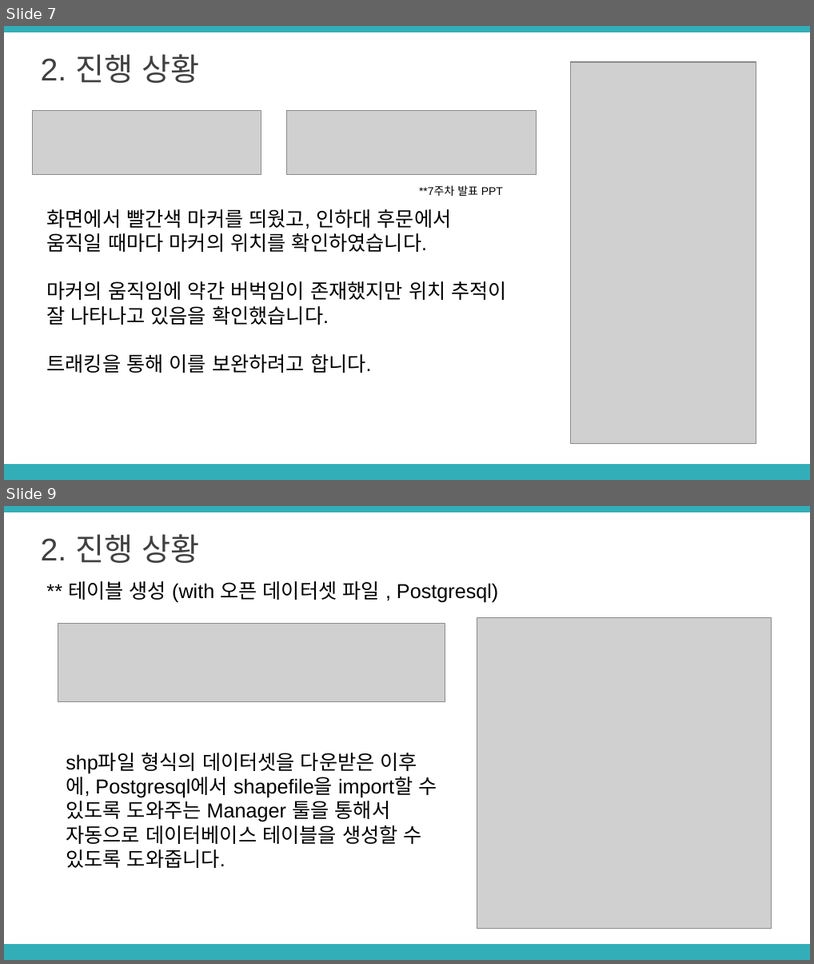
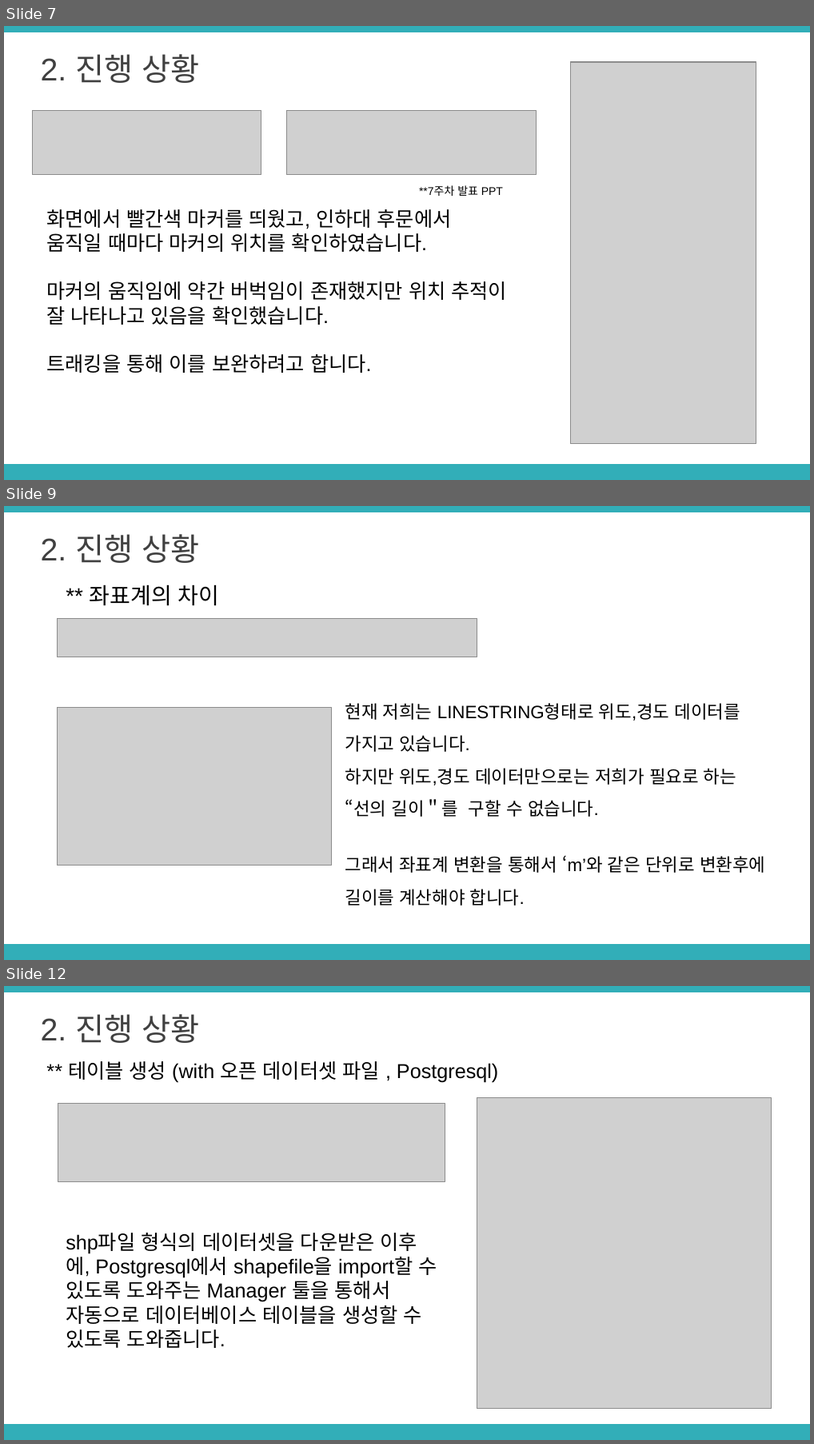
Before and after one commit to LimHyeji/Safety_Assistant, a slide deck: 8주차 중간발표 PPT(6조, 노란돌고래).pptx. Shown one above the other, each under a label of ours: slides 7 and 9 before the commit, slides 7, 9 and 12 after it; the slides between them are not shown. The pictures are 814x964 and 814x1444 pixels, drawn with LibreOffice and Linux fonts; fonts in the diff are those of the drawing; grey boxes stand for pictures. Boxes give left, top, right and bottom in pixels: in the first picture for what was removed or moved away, otherwise in the second. Text is boxed around its words. In the diff, an @@ line names an element or a change of style, - is before the commit and + after.

```diff
--- a/8주차 중간발표 PPT(6조, 노란돌고래).pptx
+++ b/8주차 중간발표 PPT(6조, 노란돌고래).pptx
@@ slide 9 added at [4, 506, 810, 960], background #FFFFFF; not listed: 2 template elements that a slide beside it also shows @@
@@ text added at [41, 534, 199, 563], 28 pt, text #404040 @@
+2. 진행 상황
@@ text added at [90, 584, 220, 606], 20 pt, text #000000 @@
+** 좌표계의 차이
@@ picture added at [58, 619, 478, 656] @@
@@ picture added at [58, 708, 332, 866] @@
@@ text added at [346, 703, 766, 905], 16 pt, text #000000 @@
+현재 저희는 LINESTRING형태로 위도,경도 데이터를 가지고 있습니다.
+하지만 위도,경도 데이터만으로는 저희가 필요로 하는 “선의 길이＂를 구할 수 없습니다.
+그래서 좌표계 변환을 통해서 ‘m’와 같은 단위로 변환후에 길이를 계산해야 합니다.
@@ what was slide 9 is now slide 12 @@
```
Also in this commit, not shown: 1 slide changed, 2 other slides added.
